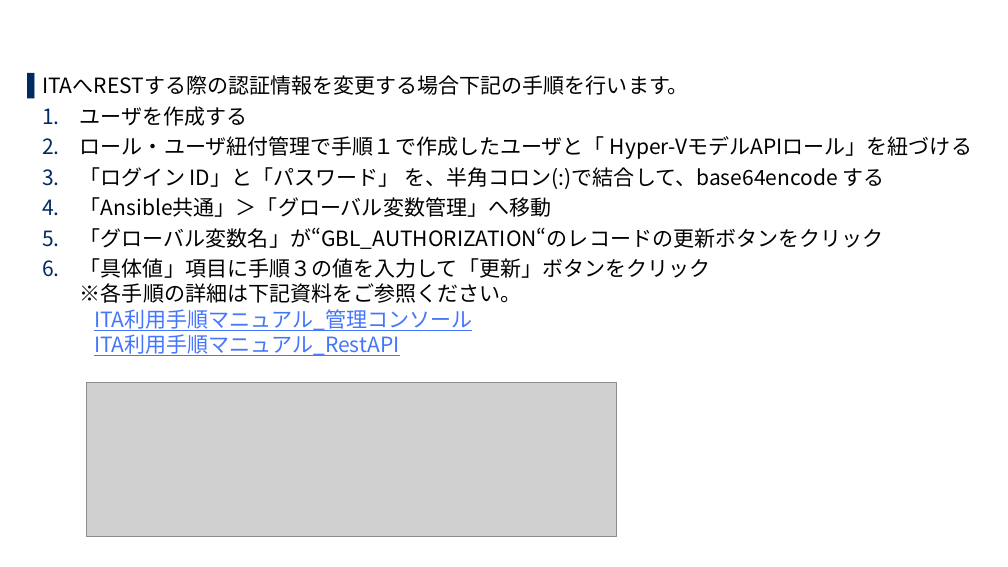
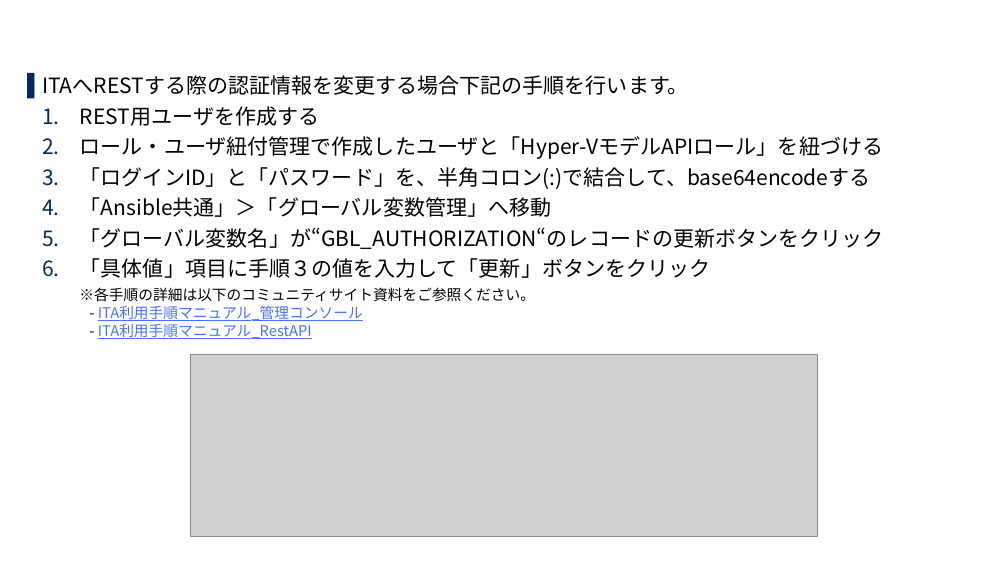
Before and after one commit to exastro-suite/SettingSamples-ITA-HyperV, a slide deck: slide 14 of docs/setting-samples-hyperv-install_ja.pptx. Drawn at 1008x567 pixels with LibreOffice and Linux fonts; fonts in the diff are those of the drawing; grey boxes stand for pictures; background and template pictures are left out. Boxes give left, top, right and bottom in pixels: in the first picture for what was removed or moved away, otherwise in the second. Text is boxed around its words. In the diff, an @@ line names an element or a change of style, - is before the commit and + after.

```diff
--- a/docs/setting-samples-hyperv-install_ja.pptx
+++ b/docs/setting-samples-hyperv-install_ja.pptx
@@ text at <box>80,106,883,189</box>: text changed @@
-  1. ユーザを作成する
-  2. ロール・ユーザ紐付管理で手順１で作成したユーザと「 Hyper-VモデルAPIロール」を紐づける
-  3. 「ログイン ID」と「パスワード」 を、半角コロン(:)で結合して、base64encode する
+  1. REST用ユーザを作成する
+  2. ロール・ユーザ紐付管理で作成したユーザと「Hyper-VモデルAPIロール」を紐づける
+  3. 「ログインID」と「パスワード」を、半角コロン(:)で結合して、base64encodeする
@@ text at <box>79,258,710,339</box>: text changed; size 20 to 14 pt @@
-  6. 「具体値」項目に手順３の値を入力して「更新」ボタンをクリック
-     ※各手順の詳細は下記資料をご参照ください。
-     ITA利用手順マニュアル_管理コンソール
-     ITA利用手順マニュアル_RestAPI
+  6. 「具体値」項目に手順３の値を入力して「更新」ボタンをクリック
+  ※各手順の詳細は以下のコミュニティサイト資料をご参照ください。
+  - ITA利用手順マニュアル_管理コンソール
+  - ITA利用手順マニュアル_RestAPI
@@ picture: place and size @@
-picture at <box>86,383,616,537</box>
+picture at <box>191,354,817,536</box>
```
Also in this commit, not shown: 32 other slides changed, 3 other files.
